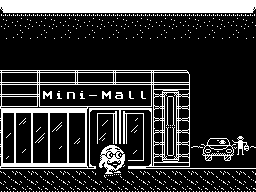
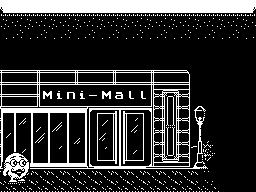
Layer changes from the first 256px x 192px image to the second:
added layer "Lamp_Shadow_Textured" above "Road Shadow" over (200, 106, 216, 168)
added layer "Road Shadow" above "Lamp_Shadow_Black" over (200, 168, 224, 192)
added layer "Lamp_Shadow_Black" above "Dog" over (216, 136, 256, 192)
added layer "Dog" above "Bob" over (216, 168, 247, 184)
painted on "Bob" over (1, 144, 128, 184)
added layer "Lamp_Switched_Off" above "Lamp_P2" over (194, 106, 206, 128)
added layer "Lamp_P2" above "bg01.bmp" over (193, 128, 208, 168)
renamed "bg03.bmp" to "bg01.bmp", hid it, painted on it over (2, 106, 256, 168)
added layer "bg03.bmp" above "bg04.bmp" over (2, 106, 256, 168)
added layer "WhiteBackground" over (1, 106, 256, 192)
